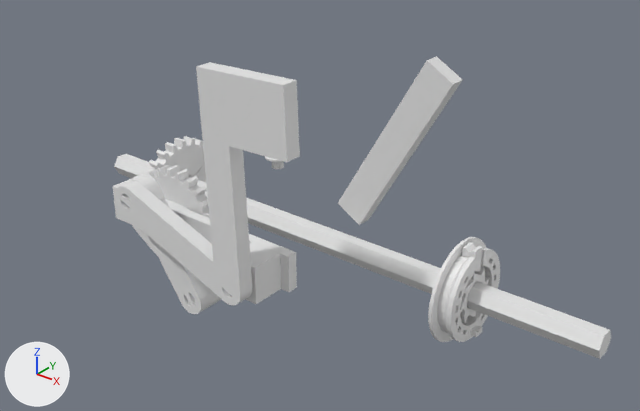
The Blender file UselessMachine/blender/0002_no_slider_mechanism.blend as it was, and as the next commit left it.
Before and after are seen from a camera (50 mm lens) standing at (202.6, -178.2, 133.0) and looking at (55.9, 5.3, 19.3). Every picture has the same lights, and +X, +Y and +Z are marked at lower left. The first picture is the older version.

The first picture shows 'arm_peg_cap', 'beam_a.001', 'beam_b.001', 'beam_c.001', 'beam_c_ref', 'driveshaft.001', 'gear_a.001', 'gear_b.001', 'gear_test', 'one_way_back_housing', 'one_way_gear', 'one_way_stopper', 'switch.001'.
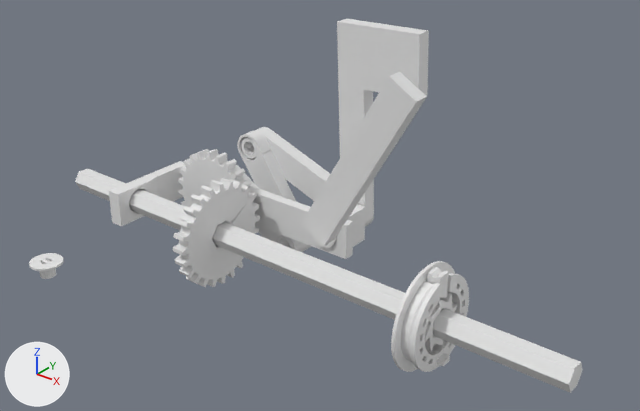
Changed parts and their boxes [x1, y1, x2, y2] in the pictures (640 x 411 px):
'driveshaft.001', moved
    before: [114, 154, 611, 359]
    after: [75, 169, 583, 393]
'beam_c_ref', moved
    before: [196, 62, 300, 295]
    after: [337, 19, 429, 220]
'switch.001', moved
    before: [338, 56, 462, 225]
    after: [301, 72, 427, 247]
'gear_test', moved, turned
    before: [113, 171, 297, 304]
    after: [109, 161, 365, 259]
'one_way_back_housing', moved
    before: [428, 237, 500, 342]
    after: [391, 261, 469, 372]
'beam_c.001', moved, turned
    before: [115, 181, 253, 306]
    after: [241, 127, 374, 227]
'gear_a.001', moved
    before: [143, 136, 206, 183]
    after: [173, 178, 260, 287]
'beam_b.001', moved, turned
    before: [130, 175, 212, 314]
    after: [237, 130, 311, 252]
'gear_b.001', moved
    before: [149, 165, 209, 218]
    after: [178, 149, 259, 228]
'one_way_gear', moved
    before: [460, 267, 489, 323]
    after: [425, 292, 457, 352]
'arm_peg_cap', moved
    before: [265, 156, 284, 169]
    after: [29, 253, 64, 279]
'one_way_stopper', moved
    before: [462, 242, 483, 271]
    after: [427, 267, 449, 298]
'beam_a.001', moved (mostly hidden)
    before: [132, 223, 221, 305]
    after: [236, 165, 304, 252]

The change in detail:
Object 'gear_b.001' (ob_gear_b_001) moves from (0.0, 0.0, 0.0) to (0.0, 18.0, 0.0).
Object 'gear_test' (ob_gear_test) moves from (0.0, -4.8, 0.0) to (0.0, 22.8, 0.0).
Object 'gear_test' (ob_gear_test) turns from (90, 0, 0) to (-90, 0, 0) degrees about x, y and z.
Object 'gear_a.001' (ob_gear_a_001) moves from (-18.0, 18.0, 0.0) to (18.0, 0.0, 0.0).
Object 'driveshaft.001' (ob_driveshaft_001) moves from (45.0, 18.0, 0.0) to (45.0, 0.0, 0.0).
Object 'beam_a.001' (ob_beam_a_001) moves from (0.0, -11.0, 0.0) to (0.0, 29.0, 0.0).
Object 'arm_peg_cap' (ob_arm_peg_cap) moves from (0.0, 50.0, 3.5) to (0.0, -52.0, 3.5).
Object 'beam_b.001' (ob_beam_b_001) moves from (22.8, -13.5, -14.5) to (22.8, 31.5, -14.5).
Object 'beam_b.001' (ob_beam_b_001) turns from (0, -124, 0) to (180, -124, 0) degrees about x, y and z.
Object 'beam_c.001' (ob_beam_c_001) moves from (45.0, -18.5, 0.0) to (45.0, 36.5, 0.0).
Object 'beam_c.001' (ob_beam_c_001) turns from (0, -160, 0) to (180, -160, 0) degrees about x, y and z.
Object 'switch.001' (ob_switch_001) moves from (68.5, 25.0, 35.0) to (68.5, 7.0, 35.0).
Object 'beam_c_ref' (ob_beam_c_ref) moves from (45.0, -21.0, 0.0) to (45.0, 39.0, 0.0).
Object 'one_way_gear' (ob_one_way_gear) moves from (100.0, 18.0, 0.0) to (100.0, 0.0, 0.0).
Object 'one_way_back_housing' (ob_one_way_back_housing) moves from (97.0, 18.0, 0.0) to (97.0, 0.0, 0.0).
Object 'one_way_stopper' (ob_one_way_stopper) moves from (100.0, 18.0, 11.0) to (100.0, 0.0, 11.0).
